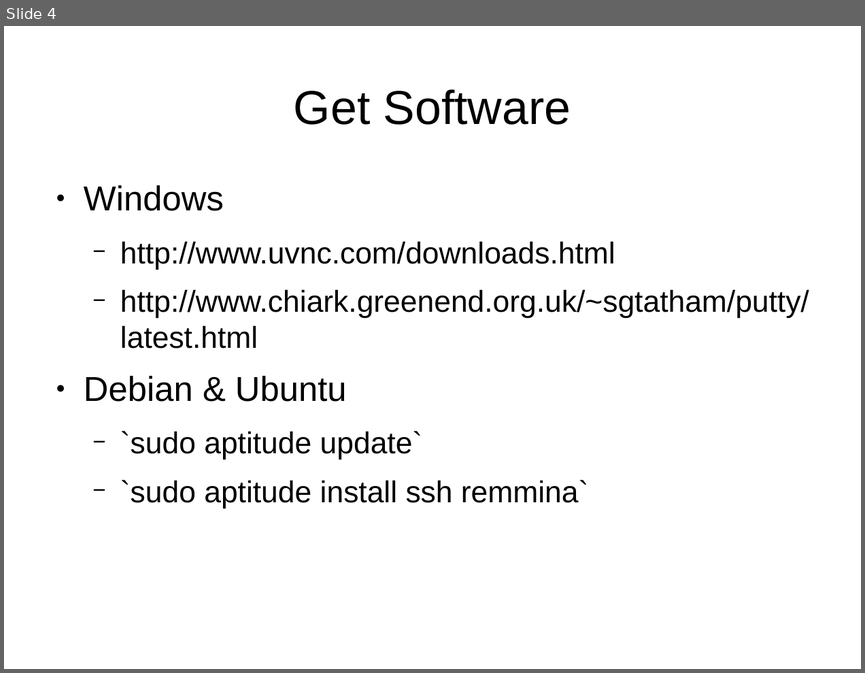
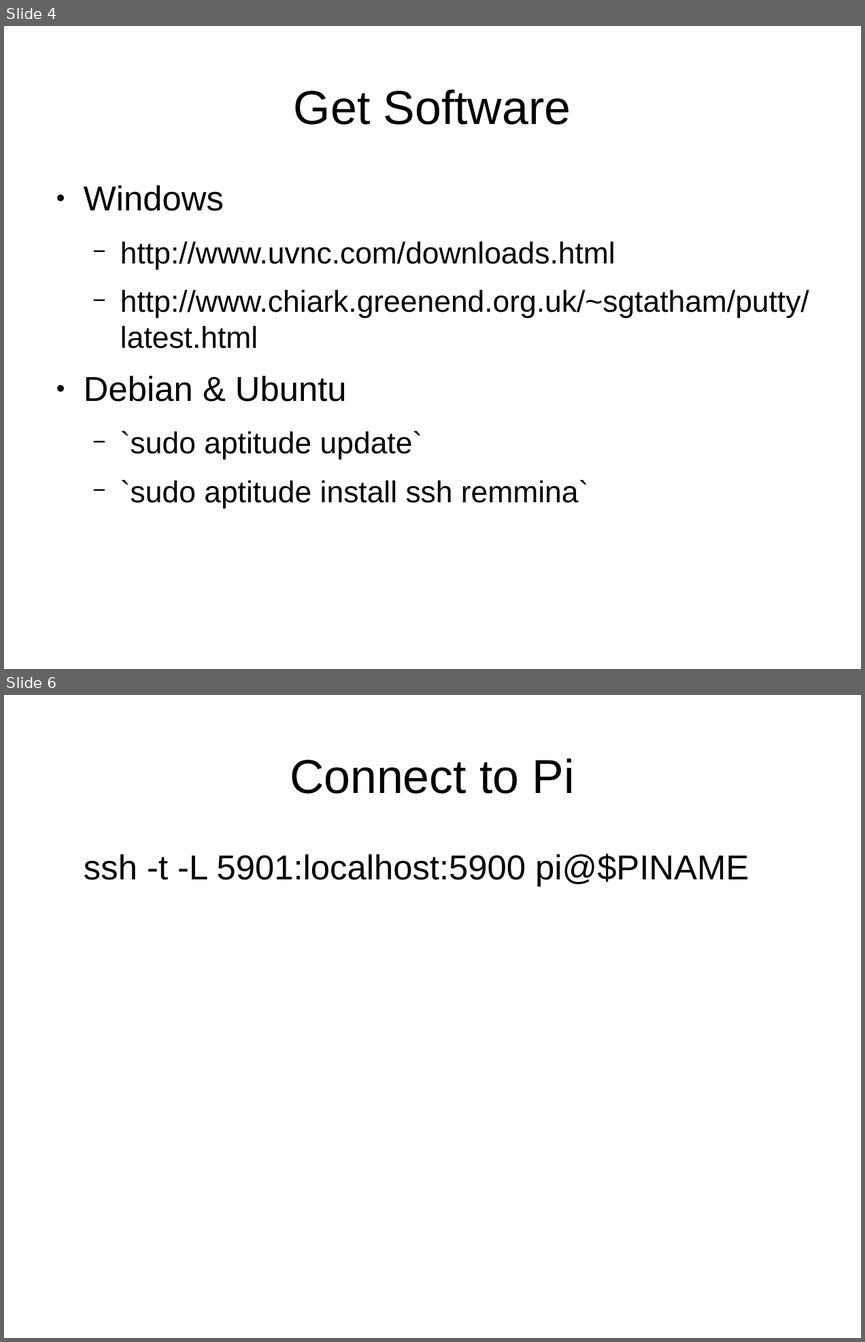
Before and after one commit to Oflameo/sshvnc_ws, a slide deck: doc/sshvnc.odp. Shown one above the other, each under a label of ours: slide 4 before the commit, slides 4 and 6 after it; the slides between them are not shown. The pictures are 865x673 and 865x1342 pixels, drawn with LibreOffice and Linux fonts; fonts in the diff are those of the drawing. Boxes give left, top, right and bottom in pixels: in the first picture for what was removed or moved away, otherwise in the second. Text is boxed around its words. In the diff, an @@ line names an element or a change of style, - is before the commit and + after.

```diff
--- a/doc/sshvnc.odp
+++ b/doc/sshvnc.odp
@@ slide 6 added at box(4, 695, 861, 1338), background #FFFFFF @@
@@ title added at box(290, 758, 575, 794), 44 pt, text #000000 @@
+Connect to Pi
@@ text added at box(84, 853, 749, 887), 32 pt, text #000000 @@
+ssh -t -L 5901:localhost:5900 pi@$PINAME
```
Also in this commit, not shown: 8 other slides added, 1 slide removed, 12 other files.
